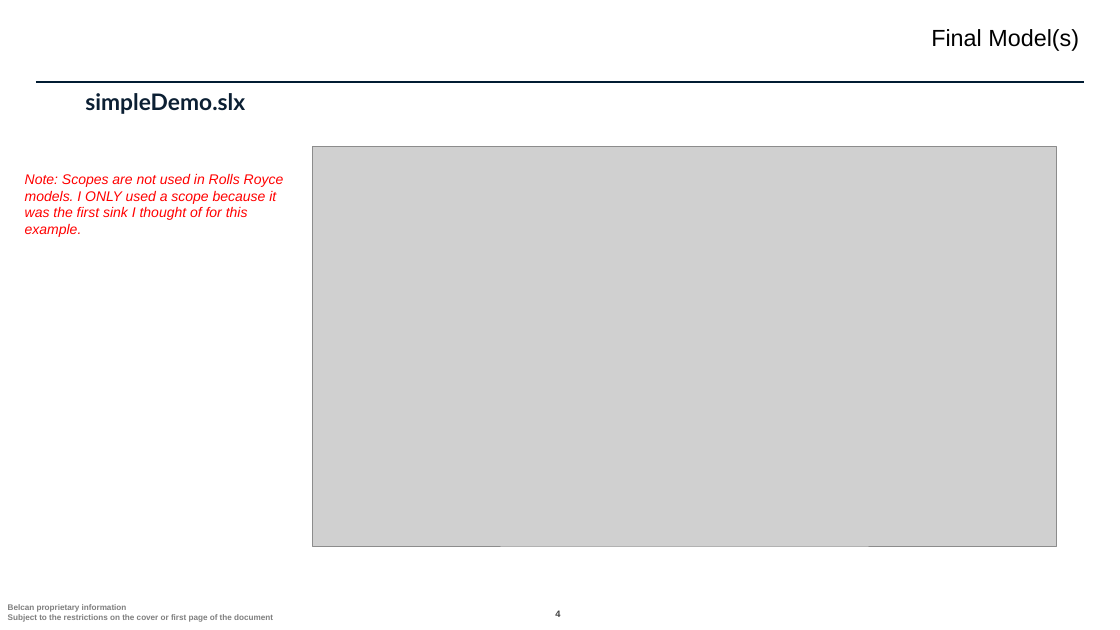
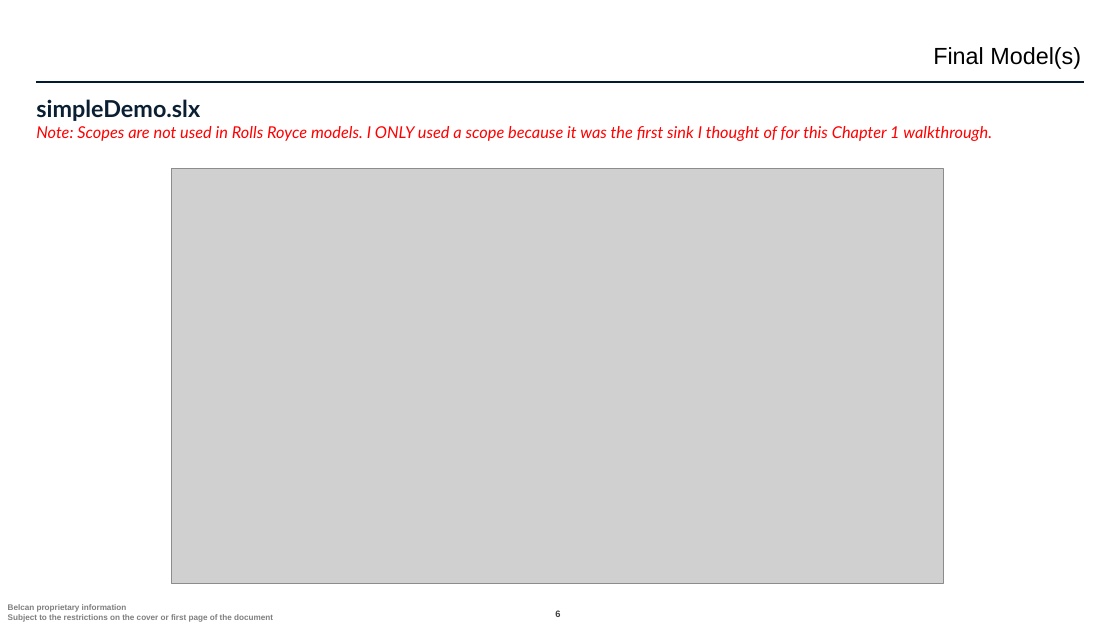
Before and after one commit to ntylerbelcan/aviation-controls-simulink-training-Belcan, a slide deck: slide 6 of ch01/Chapter 1 - Belcan.pptx (slide 4 before the commit). Drawn at 1120x630 pixels with LibreOffice and Linux fonts; fonts in the diff are those of the drawing; grey boxes stand for pictures; background and template pictures are left out. Boxes give left, top, right and bottom in pixels: in the first picture for what was removed or moved away, otherwise in the second. Text is boxed around its words. In the diff, an @@ line names an element or a change of style, - is before the commit and + after.

Commit message:
created master template slides and updated chapter 1

```diff
--- a/ch01/Chapter 1 - Belcan.pptx
+++ b/ch01/Chapter 1 - Belcan.pptx
@@ text "Final Model(s)": place and size @@
-text "Final Model(s)" at bbox=[931, 29, 1079, 51]
+text "Final Model(s)" at bbox=[933, 47, 1081, 69]
@@ title at bbox=[36, 99, 992, 141]: text changed; size 12 to 14 pt; font Arial to Lato @@
-Note: Scopes are not used in Rolls Royce models. I ONLY used a scope because it was the first sink I thought of for this example.
+simpleDemo.slx
+Note: Scopes are not used in Rolls Royce models. I ONLY used a scope because it was the first sink I thought of for this Chapter 1 walkthrough.
@@ text removed at bbox=[85, 93, 245, 114] @@
-simpleDemo.slx
@@ picture: place and size @@
-picture at bbox=[313, 146, 1056, 546]
+picture at bbox=[171, 169, 944, 584]
@@ page number at bbox=[555, 610, 560, 619]: text changed @@
-4
+6
```
Also in this commit, not shown: 46 other slides changed, 3 slides added.
